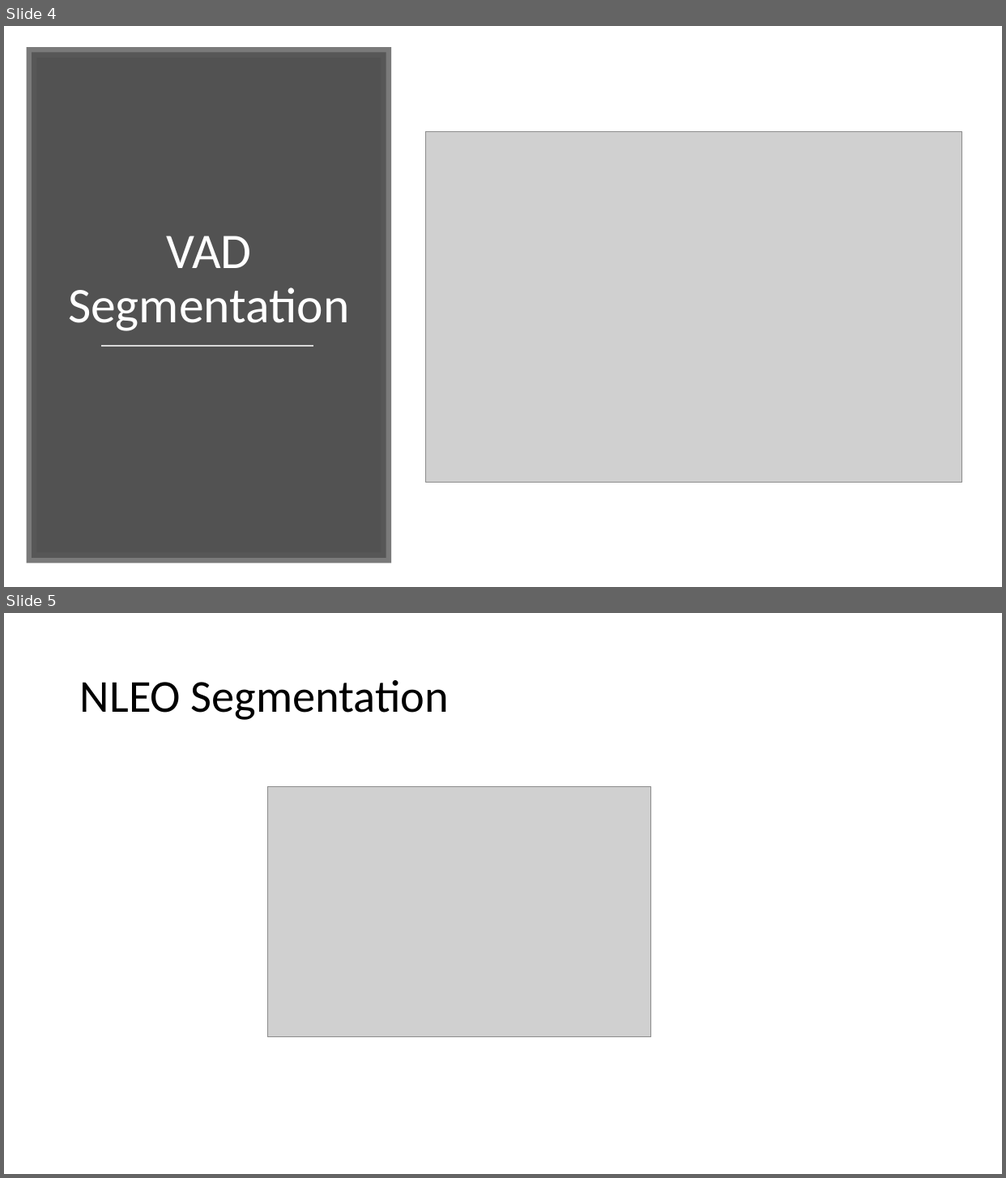
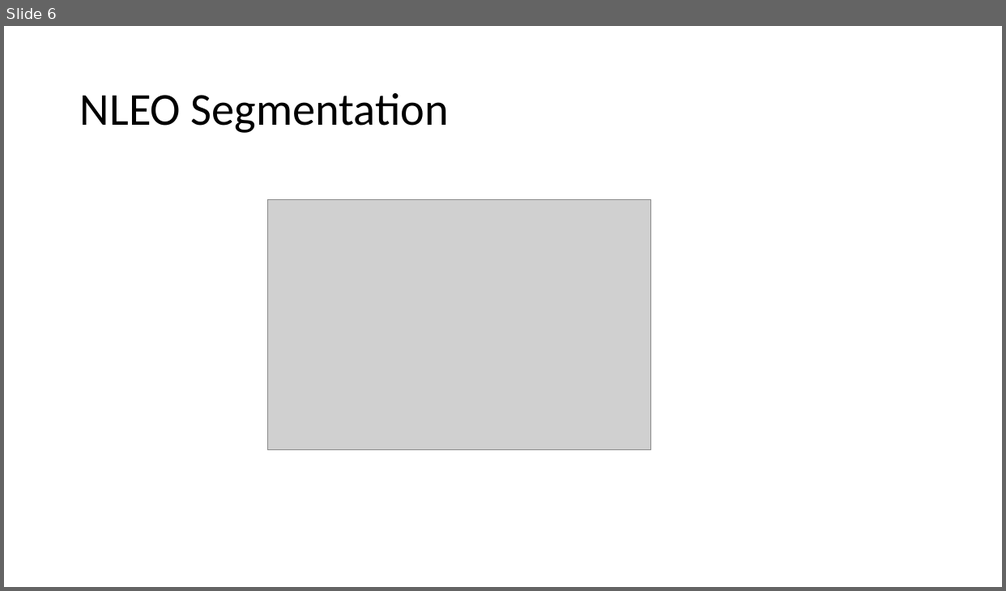
Before and after one commit to vkoil/pempheris-adspersa-alphabetisation, a slide deck: Bigeye Vocalisation.pptx. Shown one above the other, each under a label of ours: slides 4 and 5 before the commit, slide 6 after it. The pictures are 1006x1178 and 1006x591 pixels, drawn with LibreOffice and Linux fonts; fonts in the diff are those of the drawing; grey boxes stand for pictures. Boxes give left, top, right and bottom in pixels: in the first picture for what was removed or moved away, otherwise in the second. Text is boxed around its words. In the diff, an @@ line names an element or a change of style, - is before the commit and + after.

```diff
--- a/Bigeye Vocalisation.pptx
+++ b/Bigeye Vocalisation.pptx
@@ slide 4 removed at <box>4,26,1002,587</box>, background #FFFFFF @@
@@ rectangle removed at <box>32,52,386,558</box> @@
@@ picture removed at <box>426,132,963,483</box> @@
@@ title removed at <box>68,236,349,331</box> @@
-VAD Segmentation
@@ line removed from (101, 347) to (313, 347) @@
@@ what was slide 5 is now slide 6 @@
```
Also in this commit, not shown: 2 slides changed, 3 slides added, 1 other slide removed.
